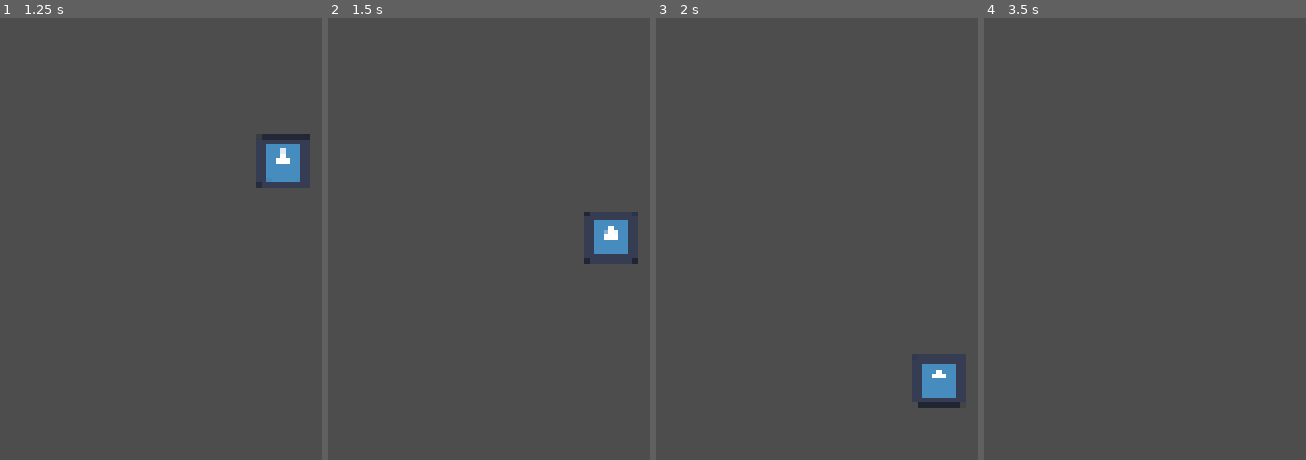
Above: before the commit, frames 1-4 (left to right).
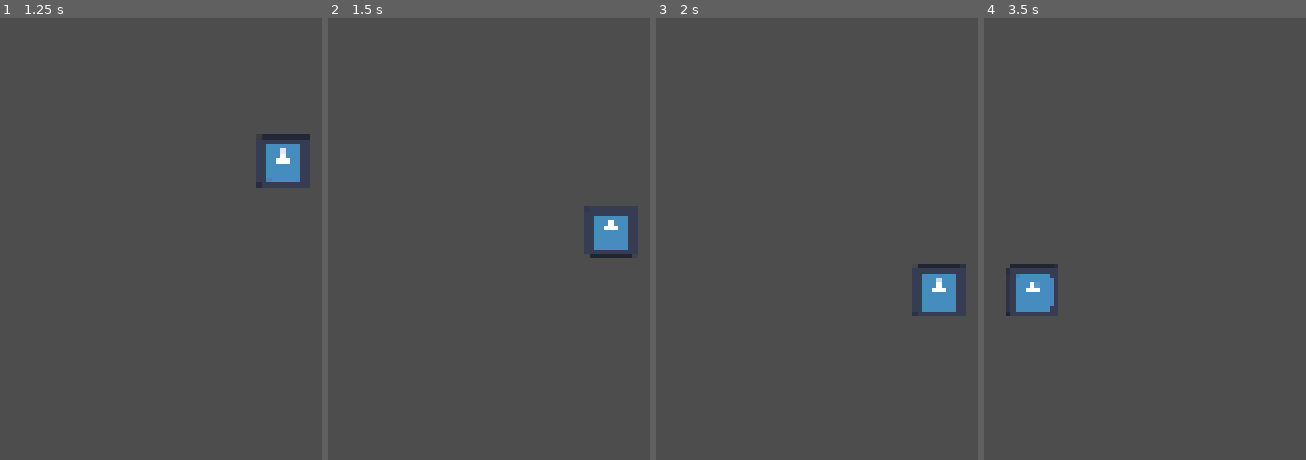
Above: after the commit, the same moments.

Repository: Lord-Technobabble/AlwaysABiggerShip
Game: Godot game, scene res://DEBUG/debug_game_scene.tscn
Two runs of this game, one before a commit and one after it. Both use one fixed random seed, a clock stepped at 60 frames per second and the inputs below. The engine's default icon, where the game draws it, is replaced by a stand-in: a white triangle on a blue panel in a dark square.
Inputs:
- Up to frame 1 (1.25 s): tap Enter at 0.5 s; hold S (go_aft) from 0.53 s (still down)
- Up to frame 2 (1.5 s): release S (go_aft) at 1.28 s; tap W (go_fore) at 1.35 s
- Up to frame 3 (2 s): no input
- Up to frame 4 (3.5 s): hold Q (go_port) 2.03-2.78 s; tap E (go_starboard) at 2.85 s

Frame 1 is identical in both runs. In frame 2, 0.5% of the frame differs, in the area x 79-97%, y 42-56%; in frame 3, 2.1%, in the area x 79-97%, y 55-89%; in frame 4, 1.3%.

Commit message:
added dampening to movement

Diff:
--- /dev/null
+++ b/Helpers/Controllers/dampener_controller.gd
@@ -0,0 +1,35 @@
+class_name DampenerController
+extends DeadShipController
+
+#TODO fix there being slight movement when dampening due to the imperfections of navigation
+
+func get_next_rotation() -> float:
+	if last_move == null:
+		return 0
+
+	if last_move.rotation_speed == 0:
+		return 0
+
+	return -last_move.rotation_speed / abs(last_move.rotation_speed)
+
+func get_next_thrust() -> ThrustInfo:
+	var result = ThrustInfo.new(0)
+	if last_move == null:
+		return result
+
+	if last_move.velocity.length() == 0:
+		return result
+
+	var ship_centric_vel = last_move.velocity.rotated(-last_move.rotation)
+
+	if ship_centric_vel.y > 0:
+		result.to_fore = 1
+	elif ship_centric_vel.y < 0:
+		result.to_aft = 1
+
+	if ship_centric_vel.x < 0:
+		result.to_starboard = 1
+	elif ship_centric_vel.x > 0:
+		result.to_port = 1
+
+	return result
--- a/Helpers/generic_ship_controller.gd
+++ b/Helpers/Controllers/dead_ship_controller.gd
@@ -1,9 +1,13 @@
-class_name GenericShipController
+class_name DeadShipController
 extends Resource
 
+var last_move: MovementInfo = null
 #This abstract class exists so we can plug n play different AI types/player control types
 func get_next_thrust() -> ThrustInfo:
 	return ThrustInfo.new(0)
 
 func get_next_rotation() -> float:
 	return 0
+
+func update_movement_info(info: MovementInfo):
+	last_move = info
--- a/Helpers/player_controller.gd
+++ b/Helpers/Controllers/player_controller.gd
@@ -1,7 +1,9 @@
 class_name PlayerController
-extends GenericShipController
+extends DampenerController
 
-#TODO introduce inertial dampeners
+@export var dampen_thrust: bool = true
+@export var dampen_rot: bool = true
+
 func get_next_thrust() -> ThrustInfo:
 	var thrust_info = ThrustInfo.new(0)
 
@@ -17,6 +19,8 @@
 	if Input.is_action_pressed("go_starboard"):
 		thrust_info.to_starboard = 1
 
+	if dampen_thrust and thrust_info.get_total_thrust().length() == 0:
+		return super.get_next_thrust()
 	return thrust_info
 
 func get_next_rotation() -> float:
@@ -28,4 +32,6 @@
 	if Input.is_action_pressed("rotate_to_starboard"):
 		result -= 1
 
+	if dampen_rot and result == 0:
+		return super.get_next_rotation()
 	return result
--- a/Helpers/GenericShipController.tres
+++ b/Helpers/GenericShipController.tres
@@ -1,6 +1,6 @@
 [gd_resource type="Resource" script_class="GenericShipController" format=3 uid="uid://b8icocdksd3ex"]
 
-[ext_resource type="Script" uid="uid://duppkrlyl5q64" path="res://Helpers/generic_ship_controller.gd" id="1_v48h8"]
+[ext_resource type="Script" uid="uid://duppkrlyl5q64" path="res://Helpers/Controllers/dead_ship_controller.gd" id="1_v48h8"]
 
 [resource]
 script = ExtResource("1_v48h8")
--- a/Helpers/PlayerController.tres
+++ b/Helpers/PlayerController.tres
@@ -1,6 +1,6 @@
 [gd_resource type="Resource" script_class="PlayerController" format=3 uid="uid://dr2g32ykcppy"]
 
-[ext_resource type="Script" uid="uid://bfrjbf3gdaabd" path="res://Helpers/player_controller.gd" id="1_g2khw"]
+[ext_resource type="Script" uid="uid://bfrjbf3gdaabd" path="res://Helpers/Controllers/player_controller.gd" id="1_g2khw"]
 
 [resource]
 script = ExtResource("1_g2khw")
--- /dev/null
+++ b/Helpers/movement_info.gd
@@ -0,0 +1,11 @@
+class_name MovementInfo
+extends Resource
+
+var velocity: Vector2
+var rotation_speed: float
+var rotation: float
+
+func _init(vel = Vector2(0, 0), rot = 0, rot_spd = 0) -> void:
+	velocity = vel
+	rotation = rot
+	rotation_speed = rot_spd
--- a/Scenes/ship.gd
+++ b/Scenes/ship.gd
@@ -1,11 +1,14 @@
 class_name Ship
 extends Node2D
-
-@export var controller: GenericShipController = GenericShipController.new()
+@export var controller: DeadShipController = DeadShipController.new()
 @export var starting_core_scene: PackedScene
 
 var speed = Vector2(0, 0)
 var rotation_speed = 0
+
+#Movement Cutoffs
+const ROT_CUTOFF = 0.1
+const SPEED_CUTOFF = 1
 
 #Component stats
 var weight: int = 0
@@ -31,15 +34,17 @@
 
 	calc_rot(delta)
 	calc_acc(delta)
+	controller.update_movement_info(MovementInfo.new(speed, rotation, rotation_speed))
 
 func calc_rot(delta: float) -> void:
 	var next_rot = controller.get_next_rotation()
 	var rotation_acc = next_rot * rotation_power / weight
 
 	rotation_speed += rotation_acc * delta
-	print(rotation_speed)
+	if abs(rotation_speed) < ROT_CUTOFF:
+		rotation_speed = 0
+
 	rotation += rotation_speed * delta
-	print(rotation)
 
 func calc_acc(delta: float) -> void:
 	var use_thrusthers = controller.get_next_thrust()
@@ -49,6 +54,11 @@
 	var acc = thrust / weight
 
 	speed += acc * delta
+	if abs(speed.x) < SPEED_CUTOFF:
+		speed.x = 0
+	if abs(speed.y) < SPEED_CUTOFF:
+		speed.y = 0
+
 	position += speed * delta
 
 func attach_core(core):
Not shown, added: Helpers/Controllers/dampener_controller.gd.uid
Renamed: Helpers/generic_ship_controller.gd.uid -> Helpers/Controllers/dead_ship_controller.gd.uid
Renamed: Helpers/player_controller.gd.uid -> Helpers/Controllers/player_controller.gd.uid
Not shown, added: Helpers/movement_info.gd.uid
Not shown, added: DEBUG/debug_game_scene.tscn1441410985.tmp
Not shown, added: DEBUG/debug_game_scene.tscn1467977165.tmp
